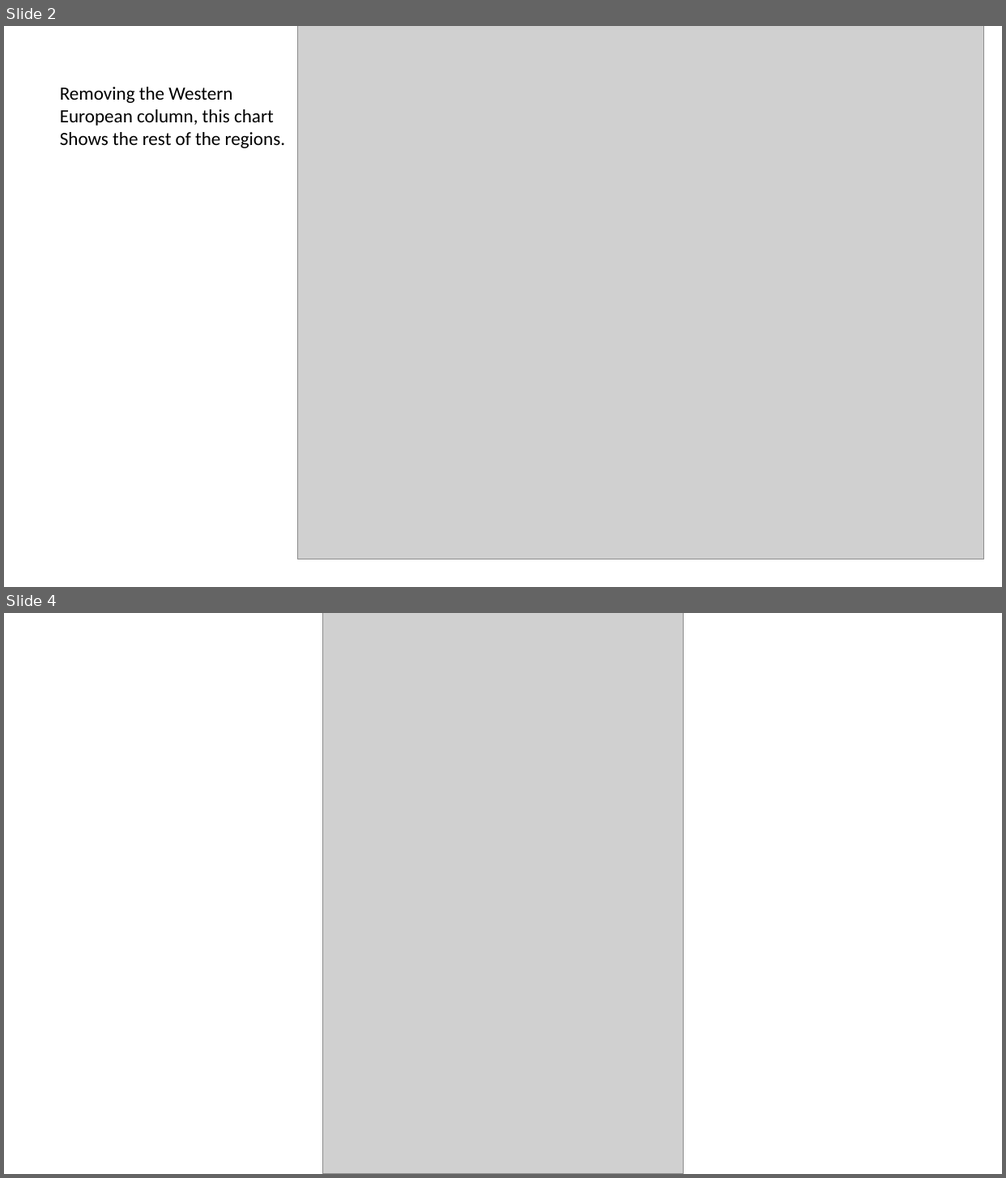
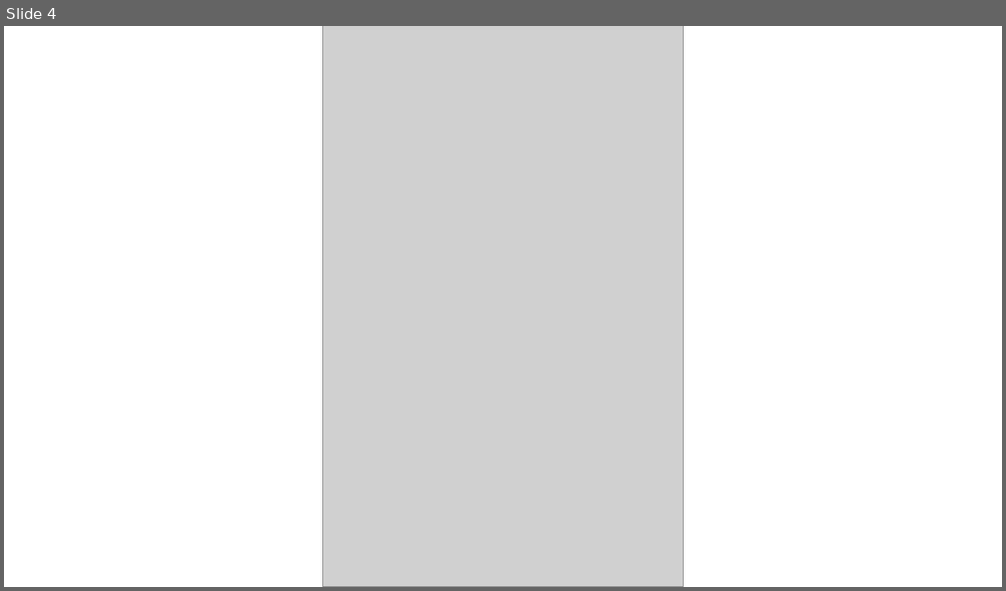
Before and after one commit to mwehner2022/Retail_Analysis, a slide deck: Ethnicity.pptx. Shown one above the other, each under a label of ours: slides 2 and 4 before the commit, slide 4 after it; the slides between them are not shown. The pictures are 1006x1178 and 1006x591 pixels, drawn with LibreOffice and Linux fonts; fonts in the diff are those of the drawing; grey boxes stand for pictures. Boxes give left, top, right and bottom in pixels: in the first picture for what was removed or moved away, otherwise in the second. Text is boxed around its words. In the diff, an @@ line names an element or a change of style, - is before the commit and + after.

```diff
--- a/Ethnicity.pptx
+++ b/Ethnicity.pptx
@@ slide 2 removed at (x1=4, y1=26, x2=1002, y2=587), background #FFFFFF @@
@@ picture removed at (x1=298, y1=26, x2=985, y2=560) @@
@@ text removed at (x1=60, y1=87, x2=285, y2=148) @@
-Removing the Western
-European column, this chart
-Shows the rest of the regions.
```
Also in this commit, not shown: 1 slide changed, 9 slides added, 8 other slides removed.
